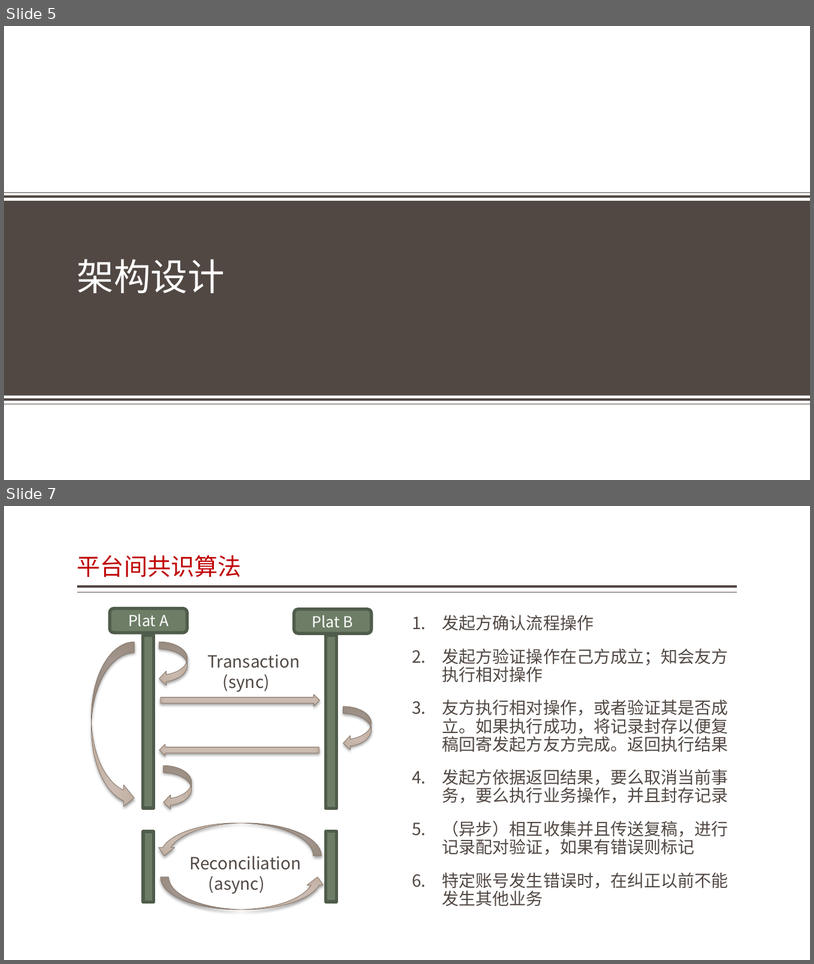
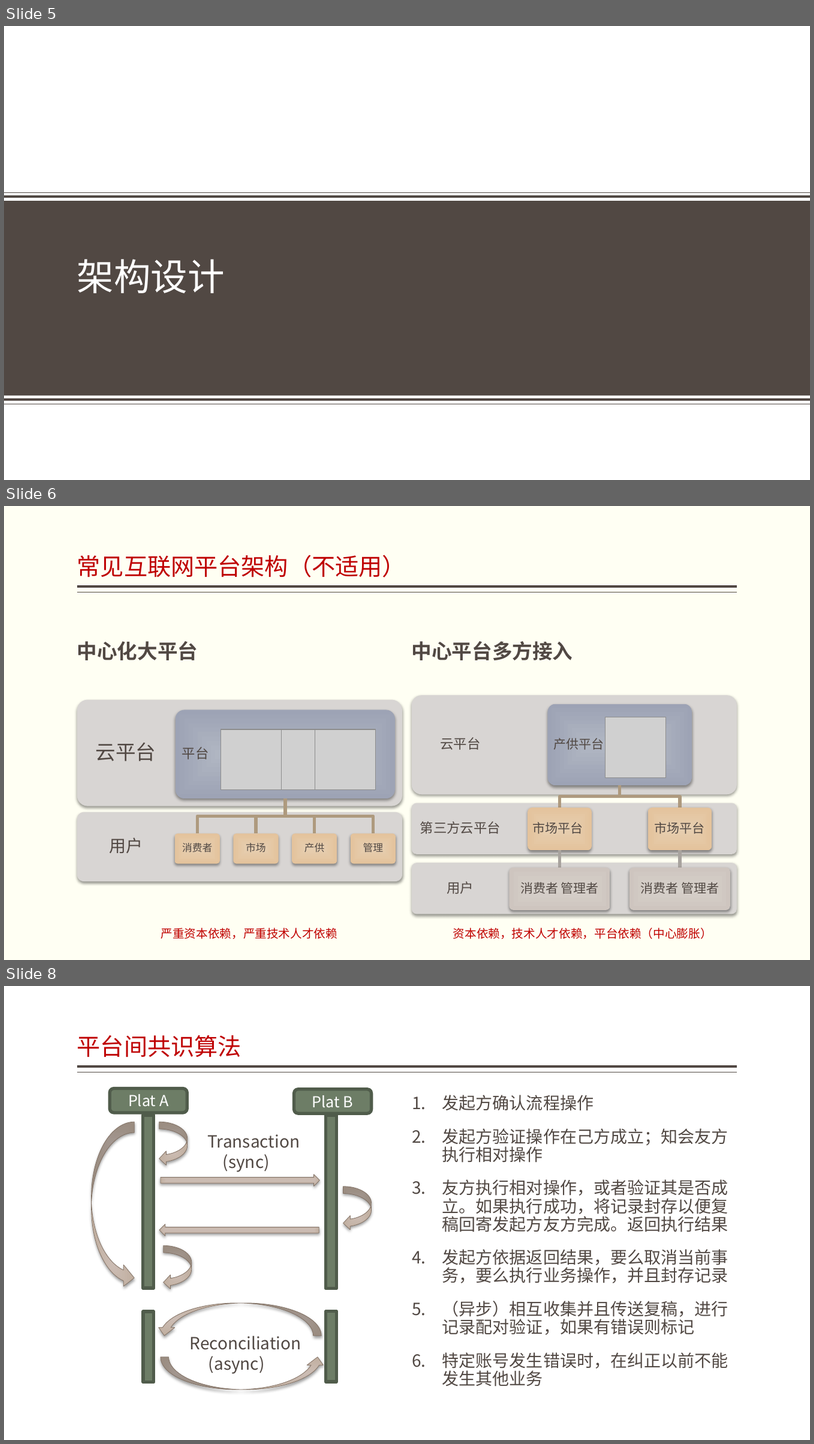
Before and after one commit to jzgi/chainsmart, a slide deck: Docs/品链应用参考设计.pptx. Shown one above the other, each under a label of ours: slides 5 and 7 before the commit, slides 5, 6 and 8 after it; the slides between them are not shown. The pictures are 814x964 and 814x1444 pixels, drawn with LibreOffice and Linux fonts; fonts in the diff are those of the drawing; grey boxes stand for pictures; background and template pictures are left out. Boxes give left, top, right and bottom in pixels: in the first picture for what was removed or moved away, otherwise in the second. Text is boxed around its words. In the diff, an @@ line names an element or a change of style, - is before the commit and + after.

```diff
--- a/Docs/品链应用参考设计.pptx
+++ b/Docs/品链应用参考设计.pptx
@@ slide 6 added at (4, 506, 810, 960), background #FFFFF3; not listed: 2 template elements that a slide beside it also shows @@
@@ title added at (77, 555, 406, 577), 28 pt, text #BF0102 @@
+常见互联网平台架构（不适用）
@@ text added at (77, 641, 198, 660), 24 pt, text #514843, bold @@
+中心化大平台
@@ text added at (412, 641, 573, 660), 24 pt, text #514843, bold @@
+中心平台多方接入
@@ picture added at (606, 717, 666, 778) @@
@@ picture added at (221, 729, 282, 790) @@
@@ picture added at (269, 729, 329, 790) @@
@@ picture added at (315, 729, 375, 790) @@
@@ group added at (77, 700, 402, 881): 7 rounded rectangles, 7 texts, 4 freeform shapes @@
+用户
+云平台
+平台
+消费者
+市场
+产供
+管理
@@ group added at (412, 696, 737, 914): 8 rounded rectangles, 8 texts, 4 freeform shapes @@
+用户
+第三方云平台
+云平台
+产供平台
+市场平台
+消费者 管理者
+市场平台
+消费者 管理者
@@ text added at (161, 927, 338, 939), 14 pt, text #C00000 @@
+严重资本依赖，严重技术人才依赖
@@ text added at (453, 927, 713, 939), 14 pt, text #C00000 @@
+资本依赖，技术人才依赖，平台依赖（中心膨胀）
@@ what was slide 7 is now slide 8 @@
```
Also in this commit, not shown: 1 slide changed, 1 other slide added, 18 other files.
